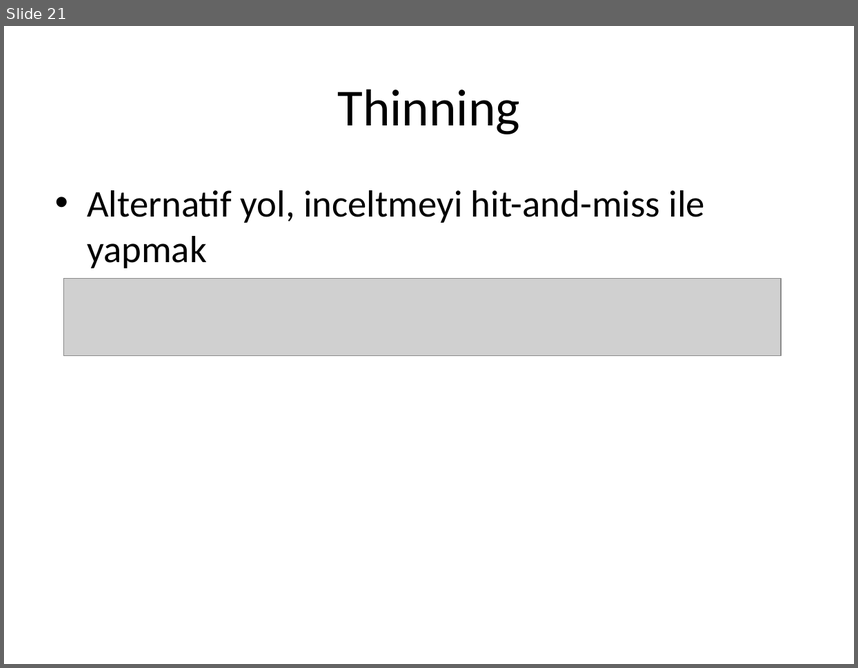
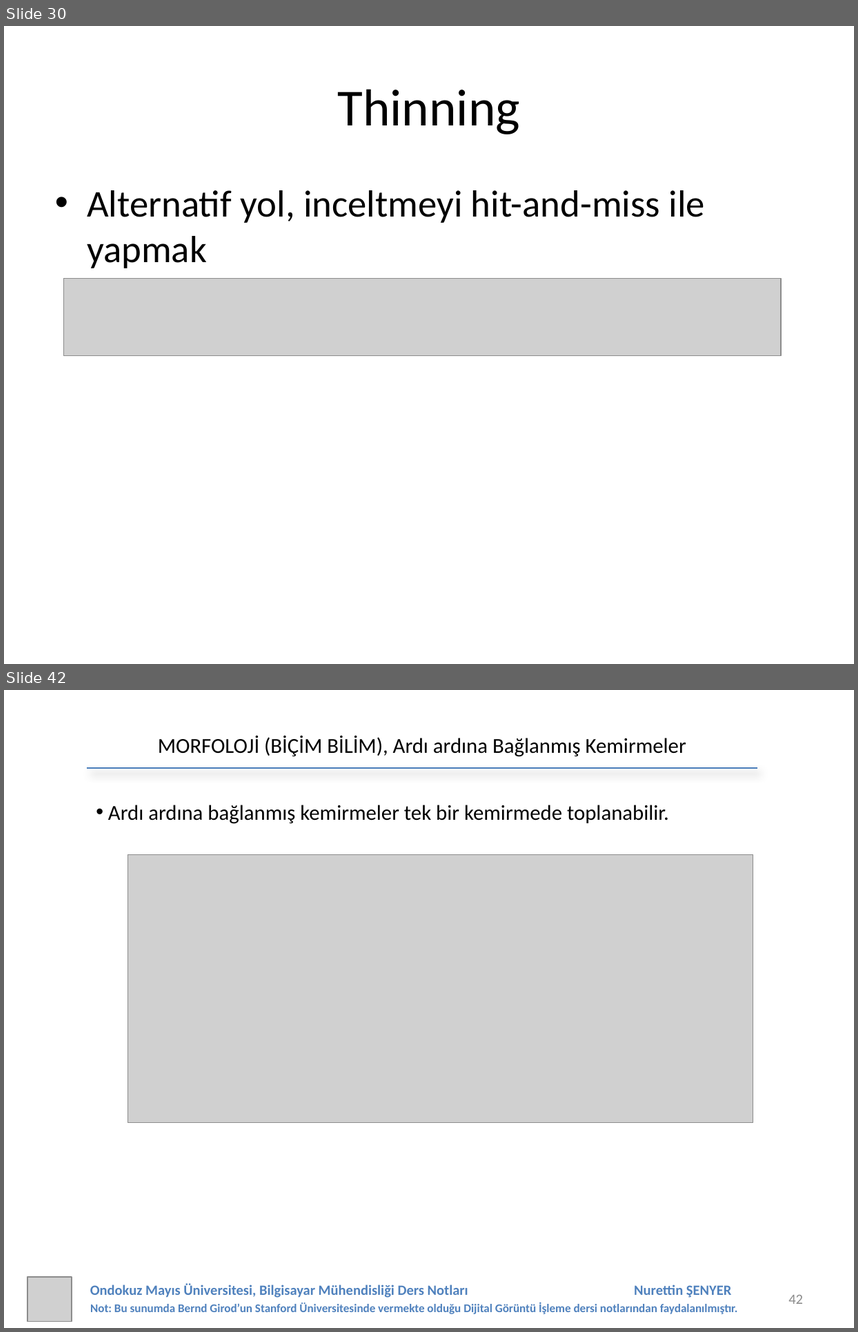
Before and after one commit to 19ceng/ce401dip, a slide deck: 07-morph/07-morph.pptx. Shown one above the other, each under a label of ours: slide 21 before the commit, slides 30 and 42 after it; the slides between them are not shown. The pictures are 858x668 and 858x1332 pixels, drawn with LibreOffice and Linux fonts; fonts in the diff are those of the drawing; grey boxes stand for pictures. Boxes give left, top, right and bottom in pixels: in the first picture for what was removed or moved away, otherwise in the second. Text is boxed around its words. In the diff, an @@ line names an element or a change of style, - is before the commit and + after.

```diff
--- a/07-morph/07-morph.pptx
+++ b/07-morph/07-morph.pptx
@@ slide 42 added at (4, 690, 854, 1328), background #FFFFFF @@
@@ text added at (158, 736, 686, 757), 18 pt, text #000000 @@
+MORFOLOJİ (BİÇİM BİLİM), Ardı ardına Bağlanmış Kemirmeler
@@ line added from (87, 768) to (757, 768), #4B7EBC 1.25 pt @@
@@ text added at (108, 805, 669, 824), 18 pt, text #000000 @@
+• Ardı ardına bağlanmış kemirmeler tek bir kemirmede toplanabilir.
@@ picture added at (128, 855, 753, 1123) @@
@@ picture added at (27, 1276, 72, 1321) @@
@@ text added at (90, 1283, 738, 1314), 10 pt, text #4F81BD, bold @@
+Ondokuz Mayıs Üniversitesi, Bilgisayar Mühendisliği Ders Notları Nurettin ŞENYER
+Not: Bu sunumda Bernd Girod’un Stanford Üniversitesinde vermekte olduğu Dijital Görüntü İşleme dersi notlarından faydalanılmıştır.
@@ page number added at (789, 1294, 803, 1303), 12 pt, text #8C8C8C @@
+42
@@ what was slide 21 is now slide 30 @@
```
Also in this commit, not shown: 4 slides changed, 27 other slides added, 4 slides removed, 1 other file.
